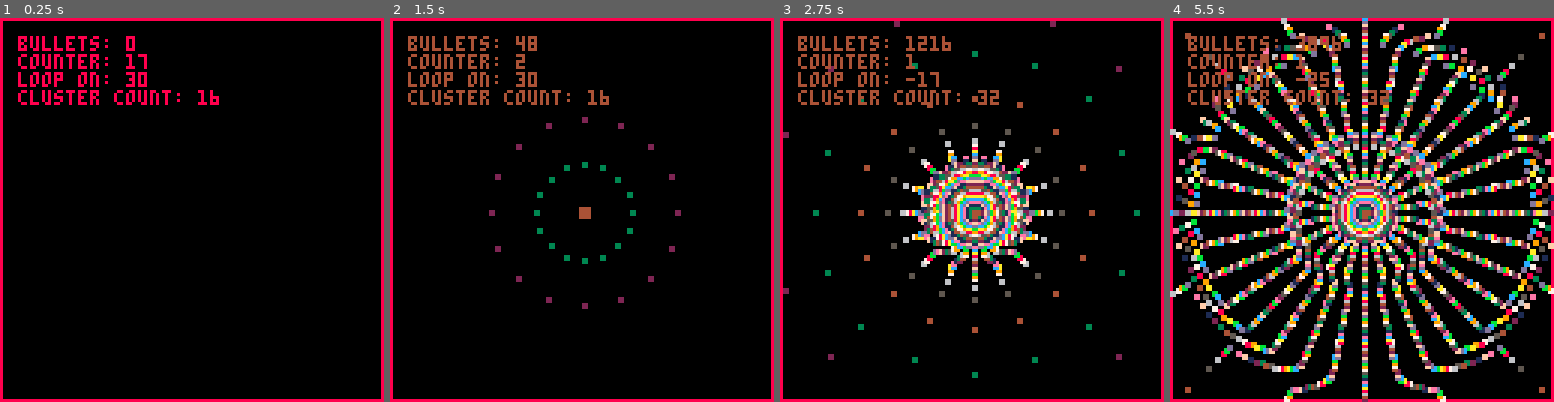
Above: before the commit, frames 1-4 (left to right).
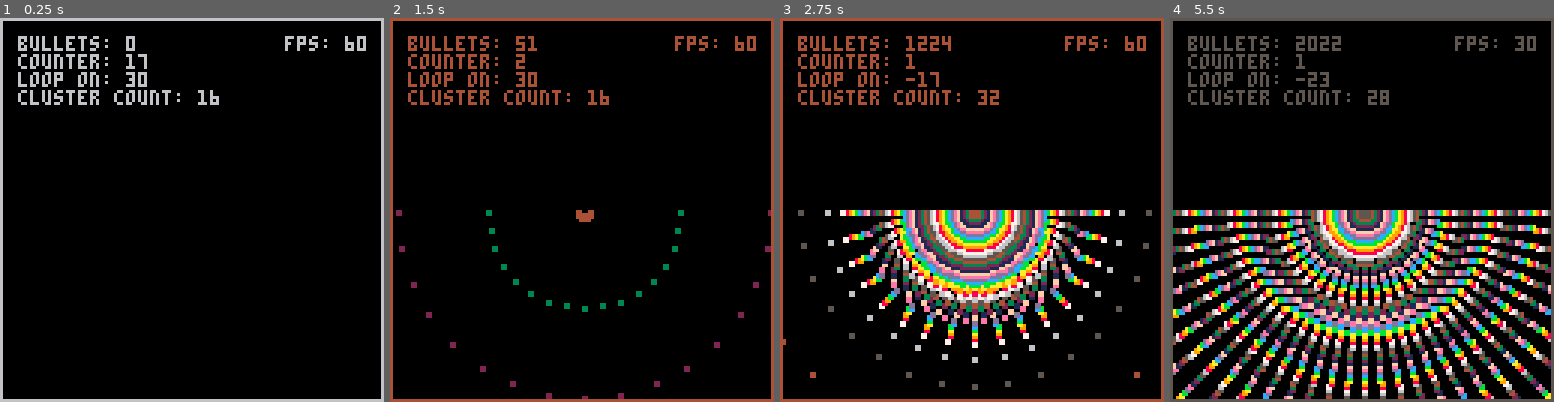
Above: after the commit, the same moments.

Repository: rustybailey/bullet_pattern_tester
Game: PICO-8 cartridge bullet_pattern_tester.p8
Same seed, same stepped clock (60 frames per second), same inputs: the game is played once before the commit and once after it.
Inputs:
- Up to frame 1 (0.25 s): no input
- Up to frame 2 (1.5 s): no input
- Up to frame 3 (2.75 s): hold Right 1.6-2.1 s; hold Up 2.15-2.42 s; hold Right from 2.47 s (still down)
- Up to frame 4 (5.5 s): release Right at 3.03 s; hold Left 3.08-3.58 s; hold Down 3.63-3.97 s; hold Right 4.02-4.68 s; hold Up 4.73-5.03 s; hold Left from 5.08 s (still down)

The runs differ from the first frame. In frame 1, 5.6% of the frame differs, in the area x 0-100%, y 0-100%; in frame 2, 5.1%; in frame 3, 22%; in frame 4, 50%.

Commit message:
add new patterns

Diff:
--- a/bullet_pattern_tester.p8
+++ b/bullet_pattern_tester.p8
@@ -7,7 +7,7 @@
     x = x + .5,
     y = y + .5,
     r = 2,
-    speed = .5,
+    speed = 1,
     angle = angle,
     color = color,
     update = function(self)
@@ -27,13 +27,36 @@
 
 -- todo: rename to grouping?
 -- todo: add pulse/burst frequency
--- todo: add grouping types: single, cross, spread shot, arc, semi-circle, circle
-function make_cluster(number, color)
+function make_radial_cluster(number, color)
   local full_deg = 360
   local increment = full_deg/number
   for i=increment, full_deg, increment do
     add(bullets, make_bullet(64, 64, i, color))
   end
+end
+
+function make_arc_cluster(number, color)
+  local full_deg = 90
+  local increment = 180/number
+  for i=-90, full_deg, increment do
+    add(bullets, make_bullet(64, 64, i, color))
+  end
+end
+
+function make_spread_shot(number, color)
+  add(bullets, make_bullet(64, 64, 0, color))
+  add(bullets, make_bullet(64, 64, 10, color))
+  add(bullets, make_bullet(64, 64, -10, color))
+end
+
+function make_cross_cluster(number, color)
+  add(bullets, make_bullet(64, 64, 0, color))
+  add(bullets, make_bullet(64, 64, 90, color))
+  add(bullets, make_bullet(64, 64, -90, color))
+end
+
+function make_single_shot(number, color)
+  add(bullets, make_bullet(64, 64, 0, color))
 end
 
 counter = 1
@@ -75,7 +98,7 @@
     if (color > max_color) then
       color = 1
     end
-    make_cluster(max_cluster_count, color)
+    make_arc_cluster(max_cluster_count, color)
   end
 
   for bullet in all(bullets) do
@@ -86,7 +109,6 @@
 function _draw()
   cls()
 
-  rect(0, 0, 127, 127, 8)
 	for bullet in all(bullets) do
     bullet:draw()
   end
@@ -95,4 +117,7 @@
   print('counter: ' .. counter, 6, 12)
   print('loop on: ' .. max_counter, 6, 18)
   print('cluster count: ' .. max_cluster_count, 6, 24)
+
+  print ('fps: ' .. stat(7), 95, 6)
+  rect(0, 0, 127, 127)
 end
